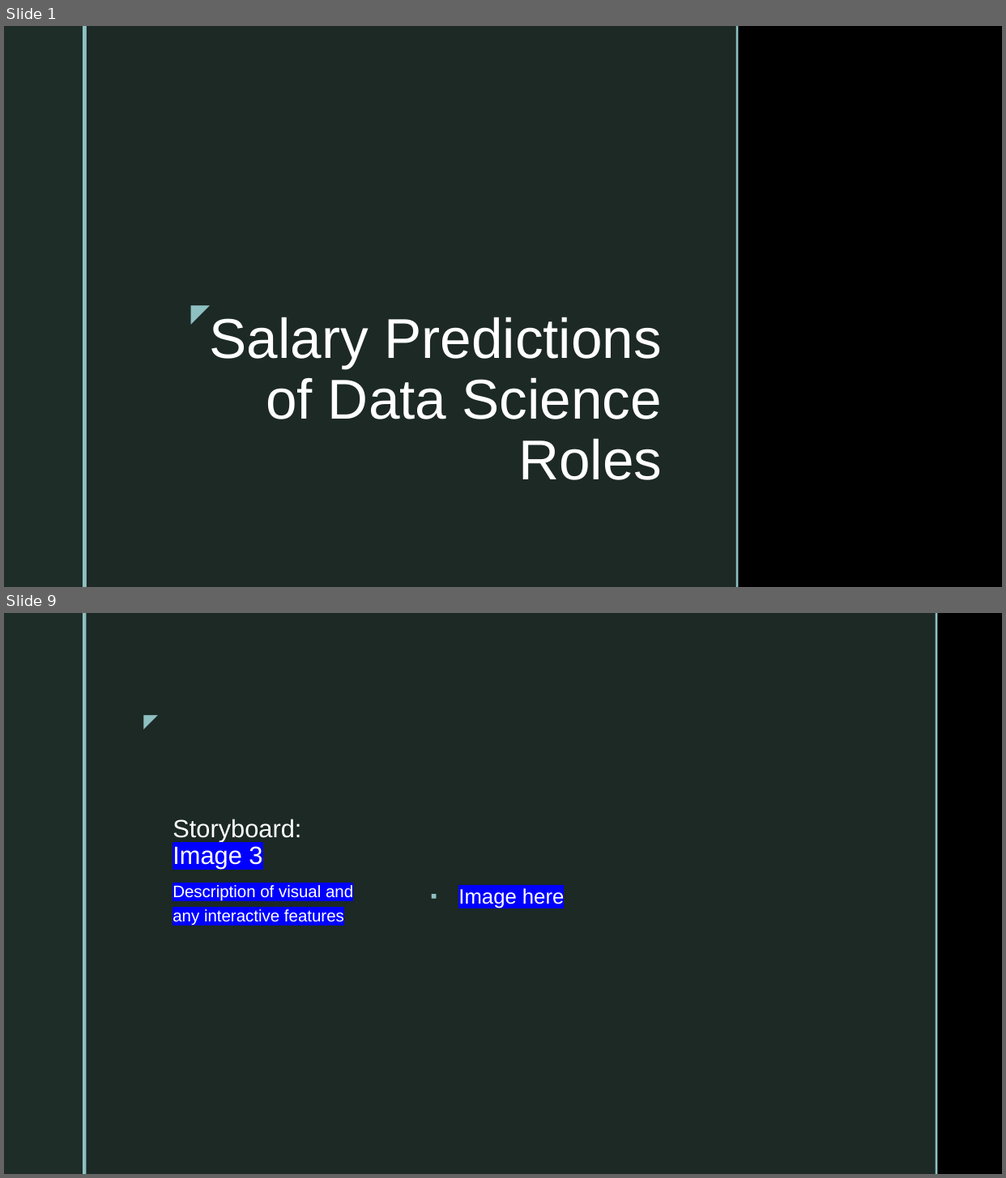
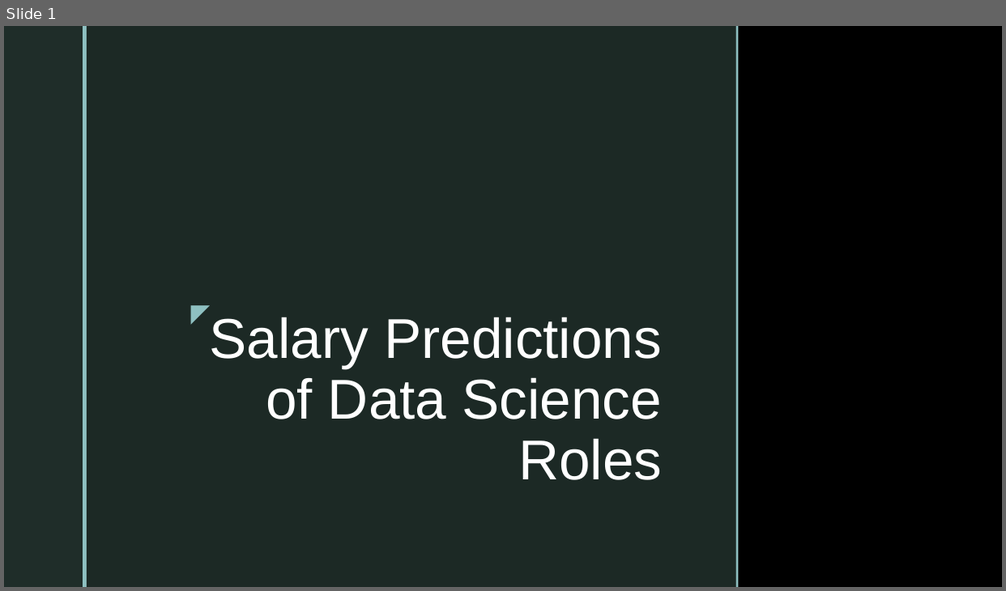
Before and after one commit to Sirius0531/final_project, a slide deck: 2nd Segment Project Deliverable/Deliverable2_Storyboard.pptx. Shown one above the other, each under a label of ours: slides 1 and 9 before the commit, slide 1 after it; the slides between them are not shown. The pictures are 1006x1178 and 1006x591 pixels, drawn with LibreOffice and Linux fonts; fonts in the diff are those of the drawing; background and template pictures are left out. Boxes give left, top, right and bottom in pixels: in the first picture for what was removed or moved away, otherwise in the second. Text is boxed around its words. In the diff, an @@ line names an element or a change of style, - is before the commit and + after.

```diff
--- a/2nd Segment Project Deliverable/Deliverable2_Storyboard.pptx
+++ b/2nd Segment Project Deliverable/Deliverable2_Storyboard.pptx
@@ slide 9 removed at box(4, 613, 1002, 1174), background picture (left out); not listed: 2 template elements that a slide beside it also shows @@
@@ rectangle removed at box(87, 613, 936, 1174) @@
@@ rectangle removed at box(936, 613, 938, 1174) @@
@@ text removed at box(131, 705, 165, 735) @@
-◤
@@ title removed at box(172, 819, 301, 869) @@
-Storyboard: Image 3
@@ text removed at box(172, 885, 353, 926) @@
-Description of visual and any interactive features
@@ text removed at box(458, 888, 564, 909) @@
-▪ Image here
```
Also in this commit, not shown: 7 slides changed, 4 slides added.
